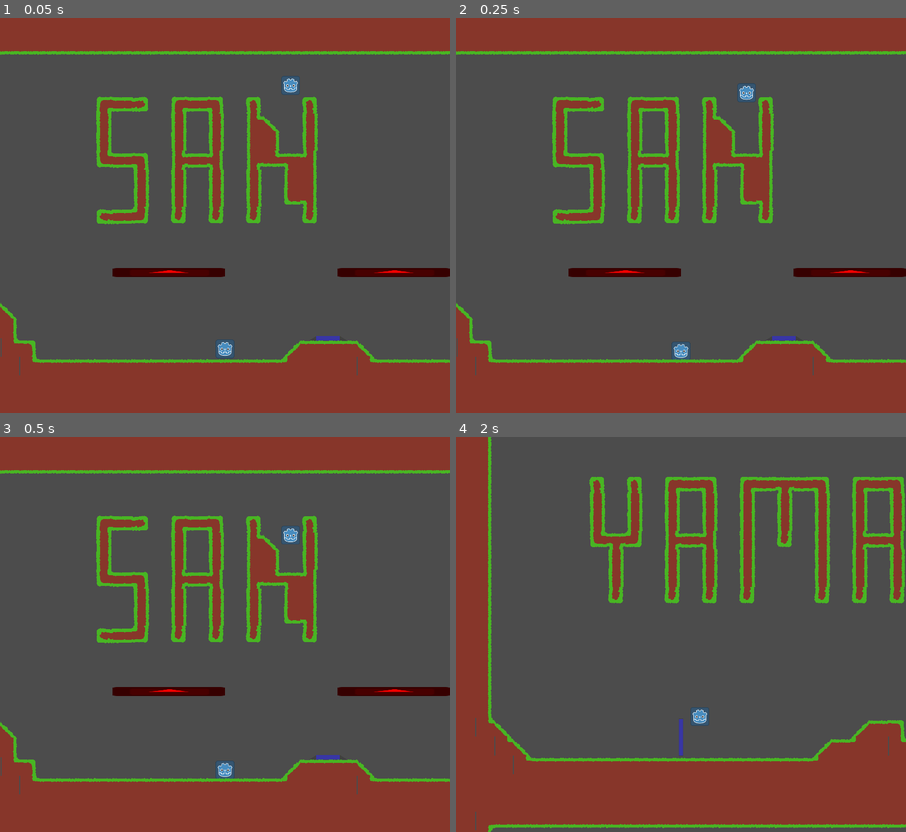
Above: before the commit, frames 1-4 (two rows, left to right).
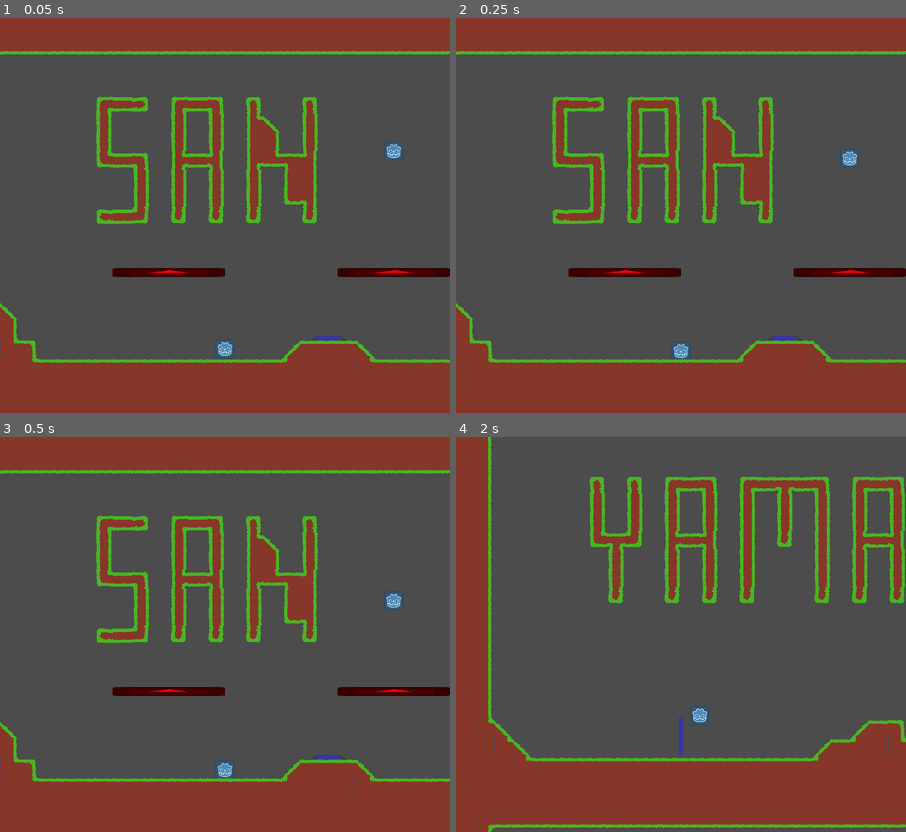
Above: after the commit, the same moments.

Repository: digitalphoton/gamejam_2020.11
Game: Godot game, scene res://Main.tscn
Two runs of this game, one before a commit and one after it. Both use one fixed random seed, a clock stepped at 60 frames per second and the inputs below. The engine's default icon, where the game draws it, is replaced by a stand-in: a white triangle on a blue panel in a dark square.
Inputs:
- Up to frame 1 (0.05 s): no input
- Up to frame 2 (0.25 s): no input
- Up to frame 3 (0.5 s): no input
- Up to frame 4 (2 s): hold E (Pickup) 0.53-1.28 s; hold Right (Right) from 0.53 s (still down); tap Space (Jump) at 0.77, 1.52 s; tap 1 (Select Player 1) at 1.35 s

The runs differ from the first frame. In frame 1, 0.4% of the frame differs, in the area x 62-90%, y 14-36%; in frame 2, 0.4%; in frame 3, 0.4%; in frame 4, less than 0.1%.

Commit message:
Salvando pra ver se vocês mudaram alguma coisa na main

Diff:
--- a/Map Components/Pulley/New_Pulley.tscn
+++ b/Map Components/Pulley/New_Pulley.tscn
@@ -21,34 +21,34 @@
 	state.set_angular_velocity(0.0)
 "
 
-[sub_resource type="RectangleShape2D" id=1]
+[sub_resource type="RectangleShape2D" id=2]
 extents = Vector2( 768, 64 )
 
-[sub_resource type="GDScript" id=5]
+[sub_resource type="GDScript" id=3]
 script/source = "#Built-in platform2.gd
 extends RigidBody2D
 
 #Variáveis
 var vel
 var ang_vel
+var pos
 
 func _ready():
+	pos = self.get_position()
+
+func _physics_process(delta):
 	pass
-
-#func _physics_process(delta):
-#	applied_force = Vector2(0,0)
 
 
 func _integrate_forces(state):
 	vel 	= state.get_linear_velocity()
 	ang_vel	= state.get_angular_velocity()
 
-	state.set_linear_velocity(Vector2(0,0))
+	state.set_linear_velocity(Vector2(0,vel.y))
 	state.set_angular_velocity(0.0)
-	rotation_degrees = 0
 "
 
-[sub_resource type="RectangleShape2D" id=3]
+[sub_resource type="RectangleShape2D" id=4]
 extents = Vector2( 2368, 1080.15 )
 
 [node name="Node2D" type="Node2D"]
@@ -73,13 +73,12 @@
 ]]
 position = Vector2( 1536, 0 )
 collision_layer = 2147483652
-gravity_scale = 0.0
 custom_integrator = true
 can_sleep = false
-script = SubResource( 5 )
+script = SubResource( 3 )
 
 [node name="CollisionShape2D" type="CollisionShape2D" parent="platform2"]
-shape = SubResource( 1 )
+shape = SubResource( 2 )
 
 [node name="Sprite" type="Sprite" parent="platform2"]
 modulate = Color( 1, 0, 0, 1 )
--- a/Maps/DebugMap.tscn
+++ b/Maps/DebugMap.tscn
@@ -676,7 +676,7 @@
 script = SubResource( 51 )
 
 [node name="BoxHeavy" parent="." instance=ExtResource( 3 )]
-position = Vector2( 9856, 5760 )
+position = Vector2( 11264, 6656 )
 script = SubResource( 52 )
 
 [node name="Pulley" type="Node2D" parent="."]
Not shown: 3 places in Map Components/Pulley/New_Pulley.tscn that only renumber resources
Not shown: 7 places in Maps/DebugMap.tscn that only renumber resources
